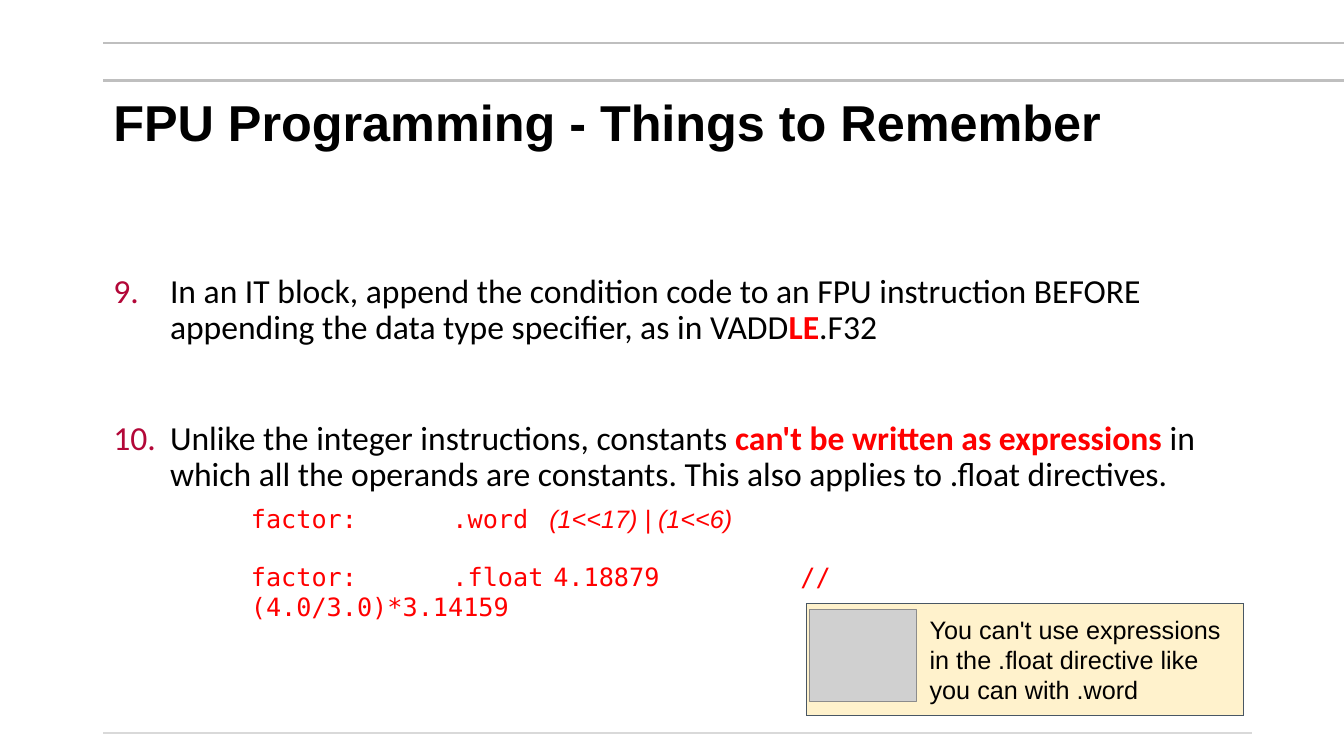
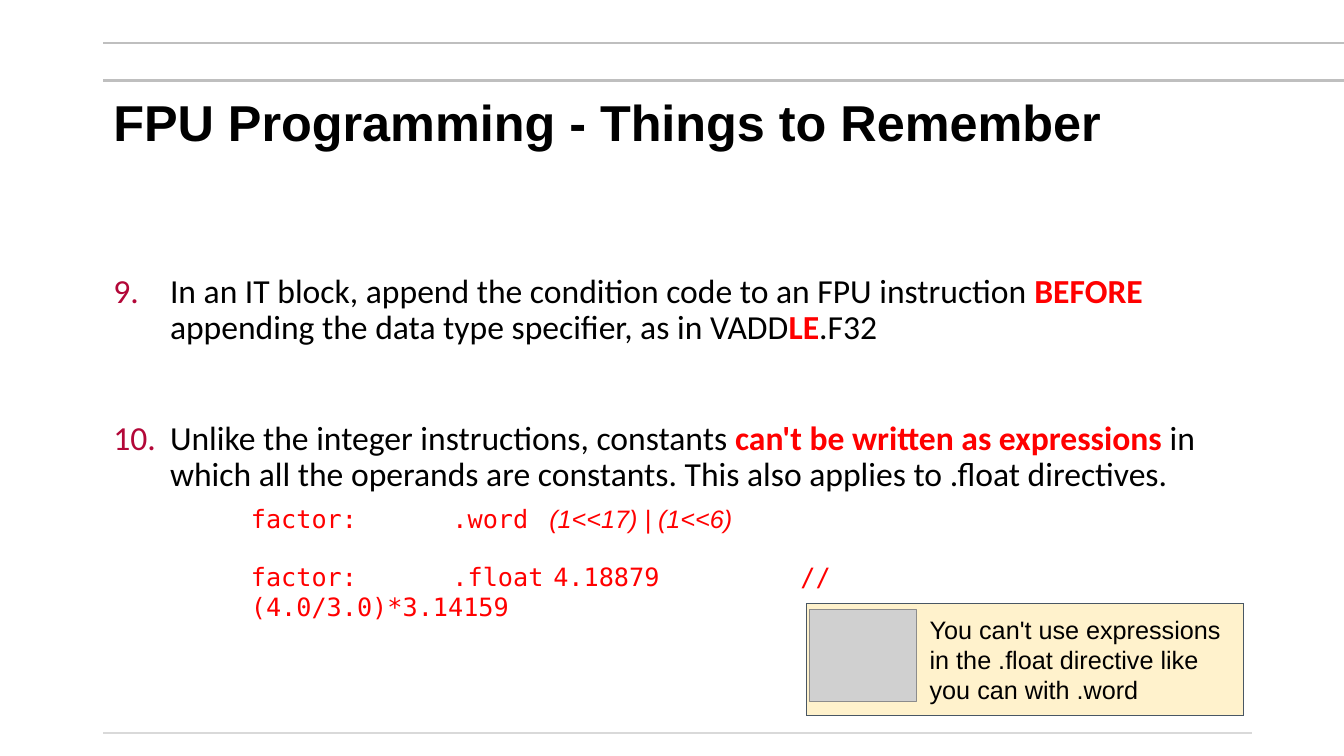
Before and after one commit to mikegrace2/CSEN20-Fall2026-Course-Website, a slide deck: slide 65 of Week08_FloatingPoint/Ch09_Getting Started with Floating Point_V4.pptx. Drawn at 1344x756 pixels with LibreOffice and Linux fonts; fonts in the diff are those of the drawing; grey boxes stand for pictures; background and template pictures are left out. Boxes give left, top, right and bottom in pixels: in the first picture for what was removed or moved away, otherwise in the second. Text is boxed around its words. In the diff, an @@ line names an element or a change of style, - is before the commit and + after.

Commit message:
Updated styles

```diff
--- a/Week08_FloatingPoint/Ch09_Getting Started with Floating Point_V4.pptx
+++ b/Week08_FloatingPoint/Ch09_Getting Started with Floating Point_V4.pptx
@@ text at (170, 279, 1142, 345): text colour #000000 to #FF0000, bold on in "BEFORE" @@
```
Also in this commit, not shown: 5 other slides changed.
